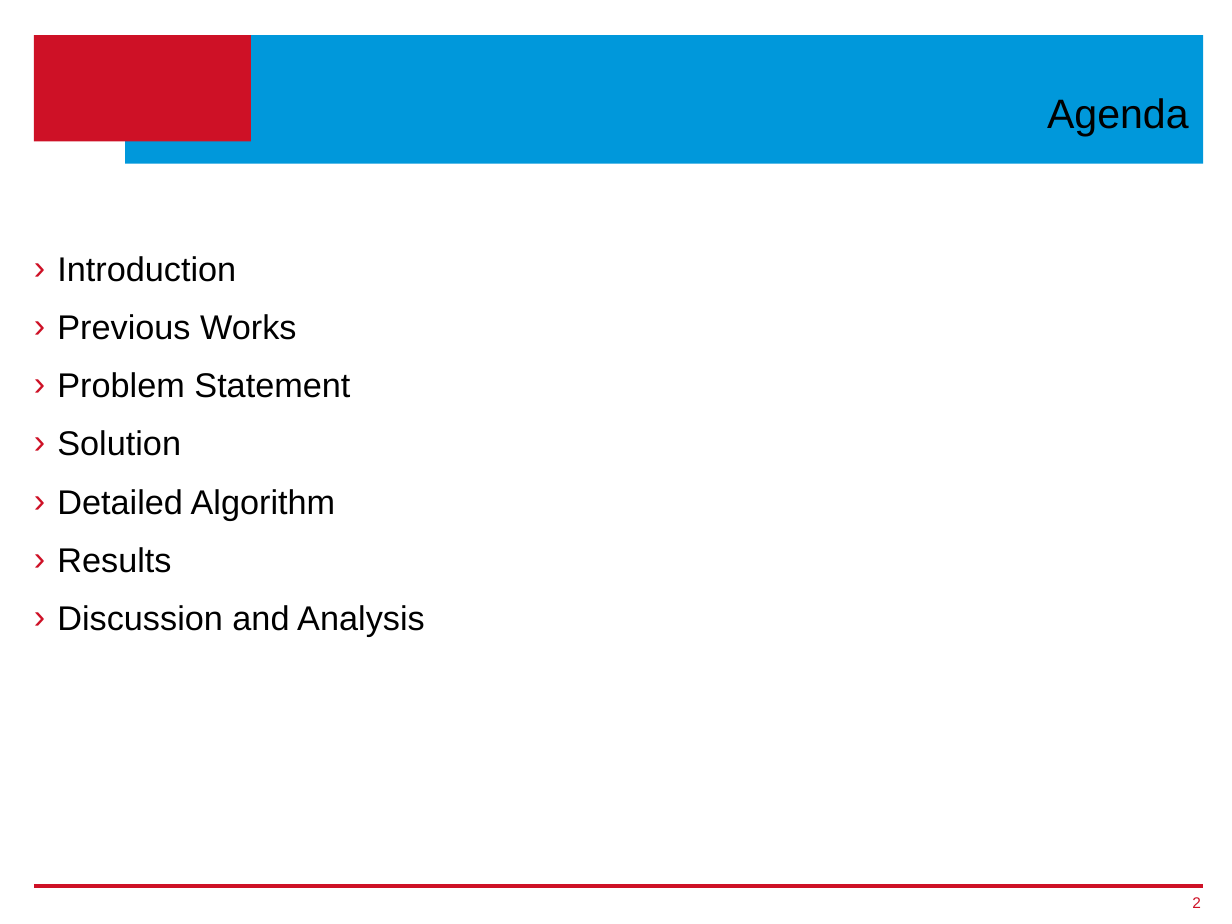
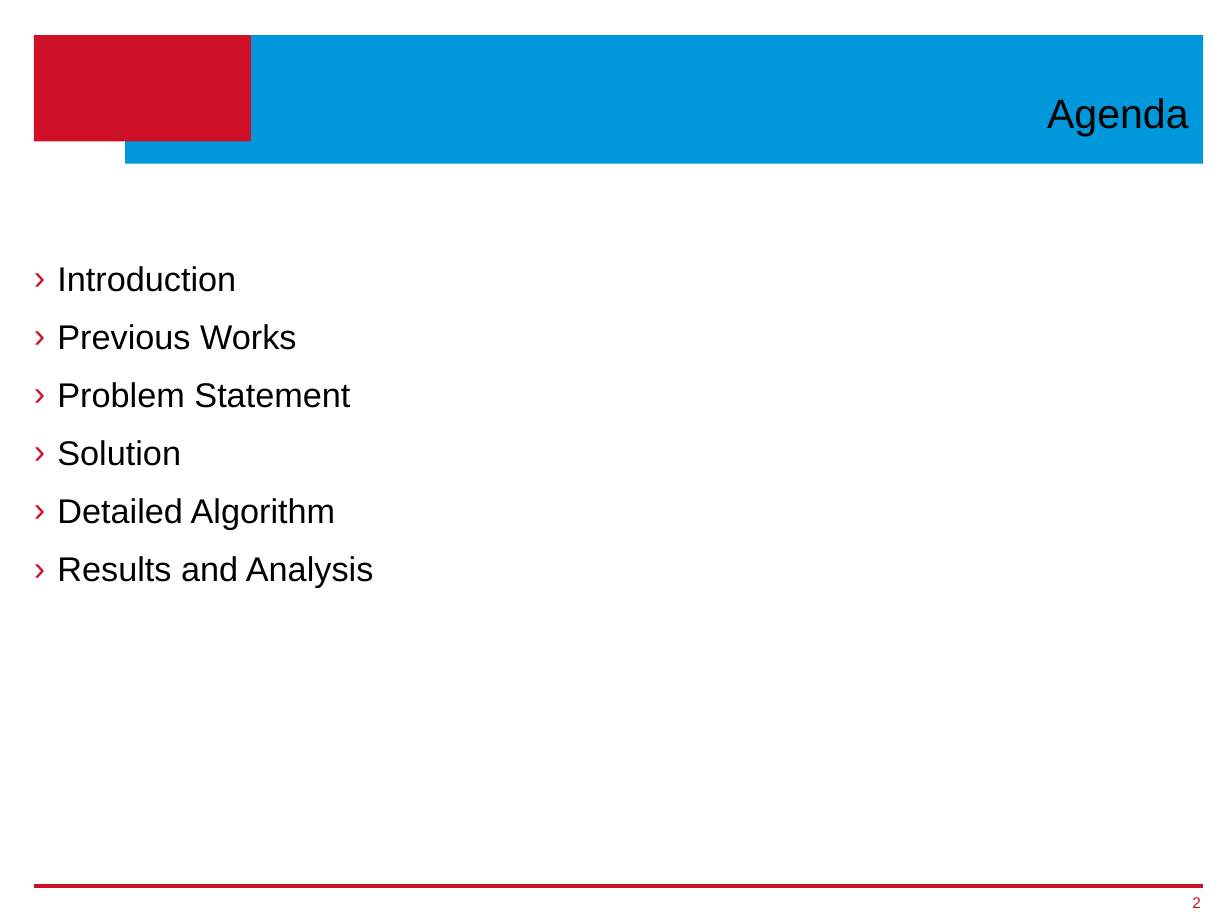
Before and after one commit to ageekymonk/syduni_ms_report, a slide deck: slide 2 of Thesis-Presentation_v1.pptx. Drawn at 1232x924 pixels with LibreOffice and Linux fonts; fonts in the diff are those of the drawing; background and template pictures are left out. Boxes give left, top, right and bottom in pixels: in the first picture for what was removed or moved away, otherwise in the second. Text is boxed around its words. In the diff, an @@ line names an element or a change of style, - is before the commit and + after.

```diff
--- a/Thesis-Presentation_v1.pptx
+++ b/Thesis-Presentation_v1.pptx
@@ text "Introduction": place and size @@
-text "Introduction" at bbox=[57, 256, 425, 636]
+text "Introduction" at bbox=[57, 266, 374, 588]
@@ text at bbox=[57, 556, 374, 588]: text changed @@
-› Results
-› Discussion and Analysis
+› Results and Analysis
```
Also in this commit, not shown: 8 other slides changed, 2 slides added.
